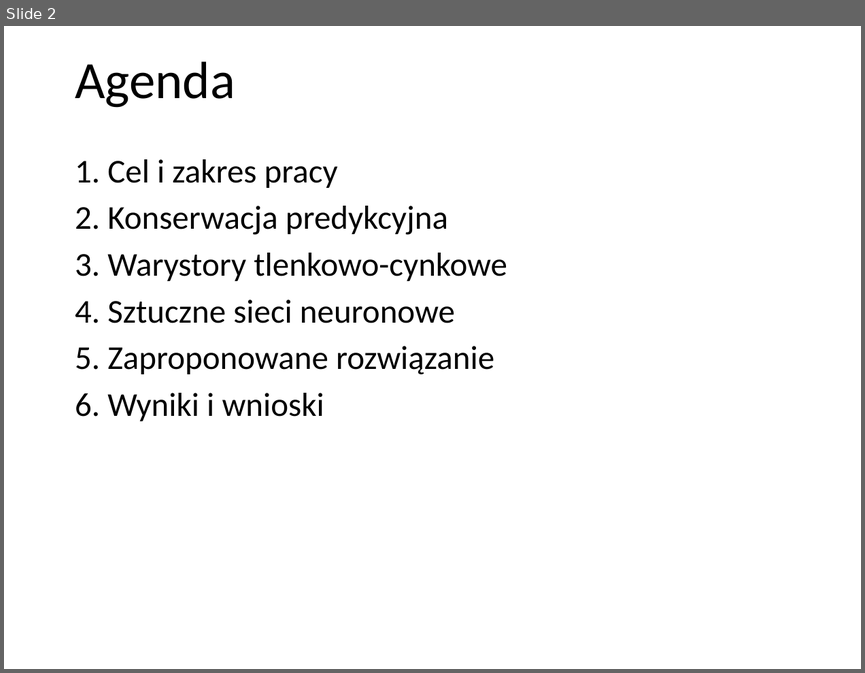
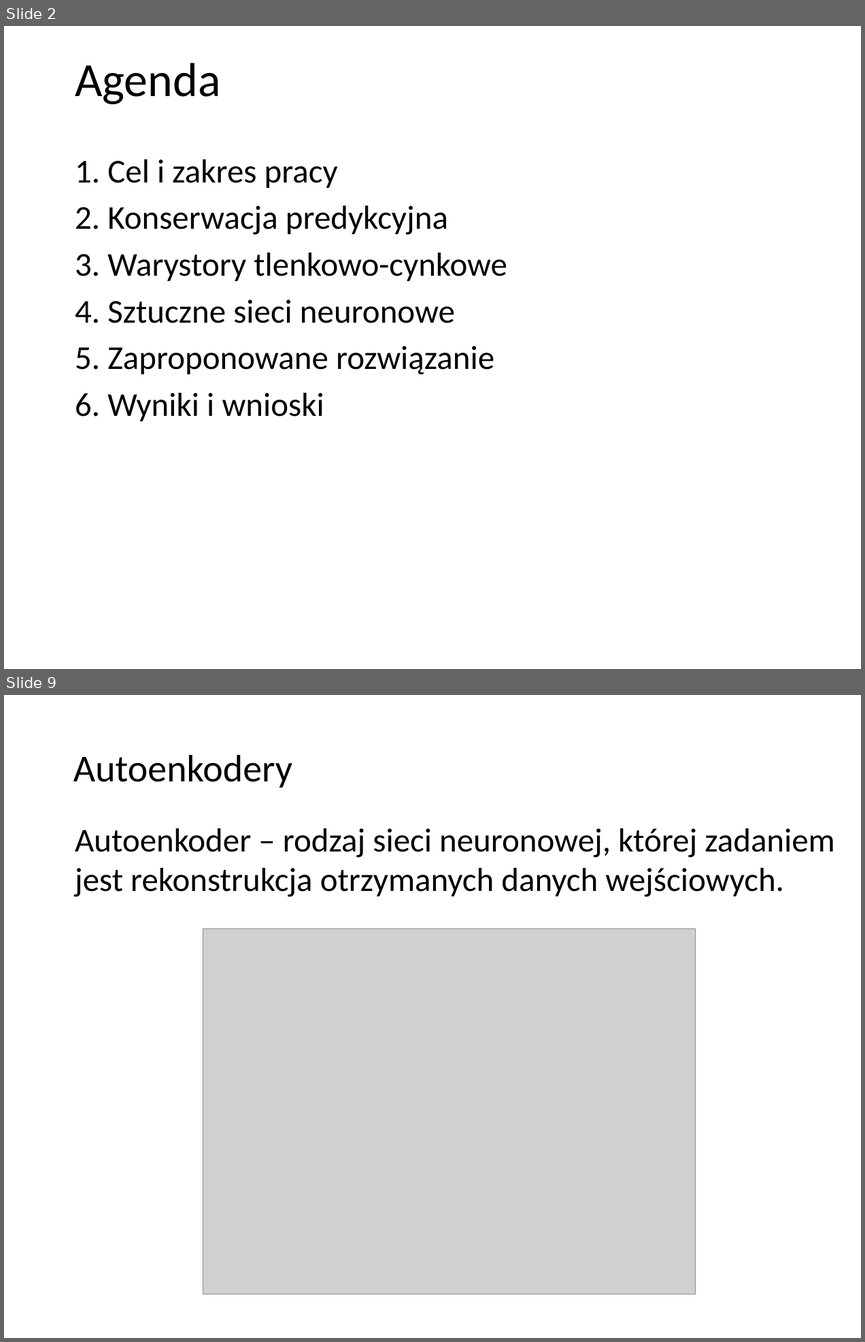
Before and after one commit to r-zareba/praca_inzynierska, a slide deck: prezentacja.pptx. Shown one above the other, each under a label of ours: slide 2 before the commit, slides 2 and 9 after it; the slides between them are not shown. The pictures are 865x673 and 865x1342 pixels, drawn with LibreOffice and Linux fonts; fonts in the diff are those of the drawing; grey boxes stand for pictures; background and template pictures are left out. Boxes give left, top, right and bottom in pixels: in the first picture for what was removed or moved away, otherwise in the second. Text is boxed around its words. In the diff, an @@ line names an element or a change of style, - is before the commit and + after.

```diff
--- a/prezentacja.pptx
+++ b/prezentacja.pptx
@@ slide 9 added at (4, 695, 861, 1338), background picture (left out); not listed: 1 template element that a slide beside it also shows @@
@@ text added at (73, 755, 292, 787), 32 pt, text #000000 @@
+Autoenkodery
@@ text added at (75, 828, 834, 897), 28 pt, text #000000 @@
+Autoenkoder – rodzaj sieci neuronowej, której zadaniem jest rekonstrukcja otrzymanych danych wejściowych.
@@ picture added at (203, 929, 695, 1294) @@
@@ slide 2 changed as well @@
@@ text "Agenda" at (75, 63, 221, 104): size 44 to 40 pt @@
```
Also in this commit, not shown: 2 other slides changed, 5 other slides added, 7 slides removed, 7 other files.
